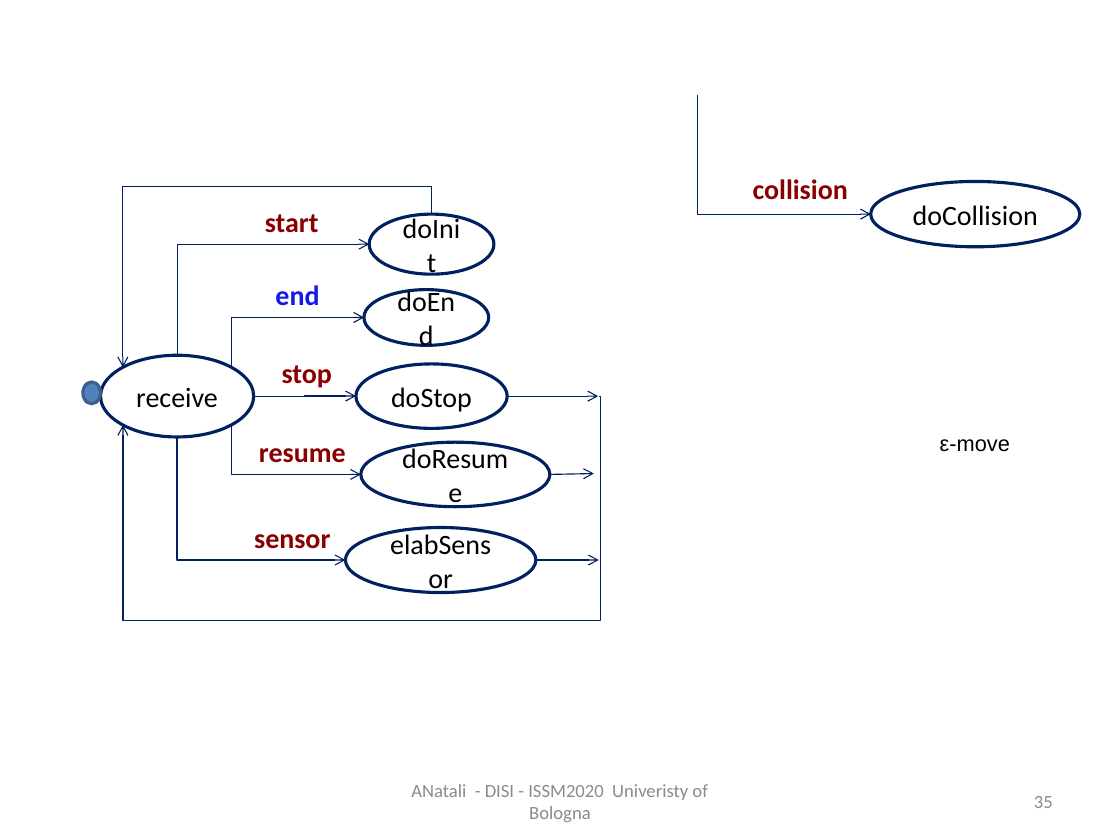
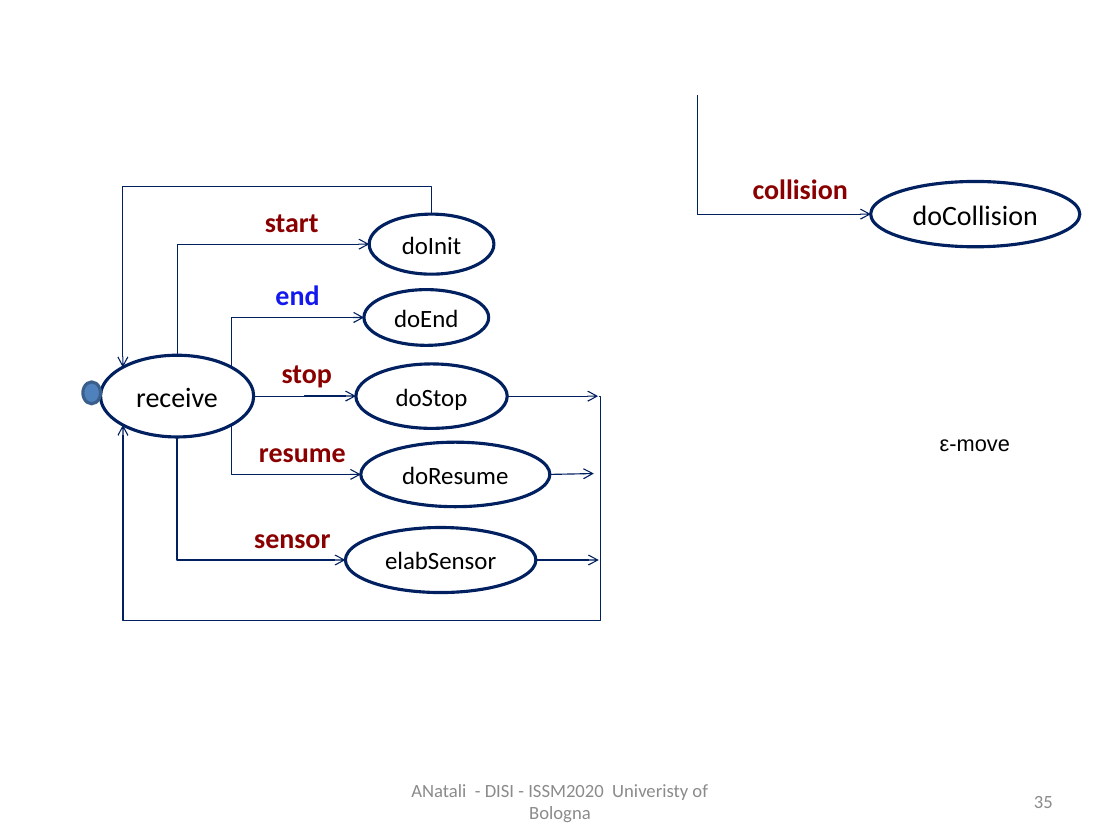
Before and after one commit to anatali/iss2020LabBo, a slide deck: slide 35 of it.unibo.issLabStart/userDocs/ISSM2020.pptx. Drawn at 1120x840 pixels with LibreOffice and Linux fonts; fonts in the diff are those of the drawing. Boxes give left, top, right and bottom in pixels: in the first picture for what was removed or moved away, otherwise in the second. Text is boxed around its words. In the diff, an @@ line names an element or a change of style, - is before the commit and + after.

```diff
--- a/it.unibo.issLabStart/userDocs/ISSM2020.pptx
+++ b/it.unibo.issLabStart/userDocs/ISSM2020.pptx
@@ size 18 to 16 pt in 5 elements at bbox=[370, 214, 494, 274], bbox=[364, 290, 488, 346], bbox=[345, 528, 535, 592], bbox=[356, 364, 507, 429], bbox=[361, 442, 550, 507] @@
```
Also in this commit, not shown: 3 other slides changed, 1 slide added, 49 other files.
